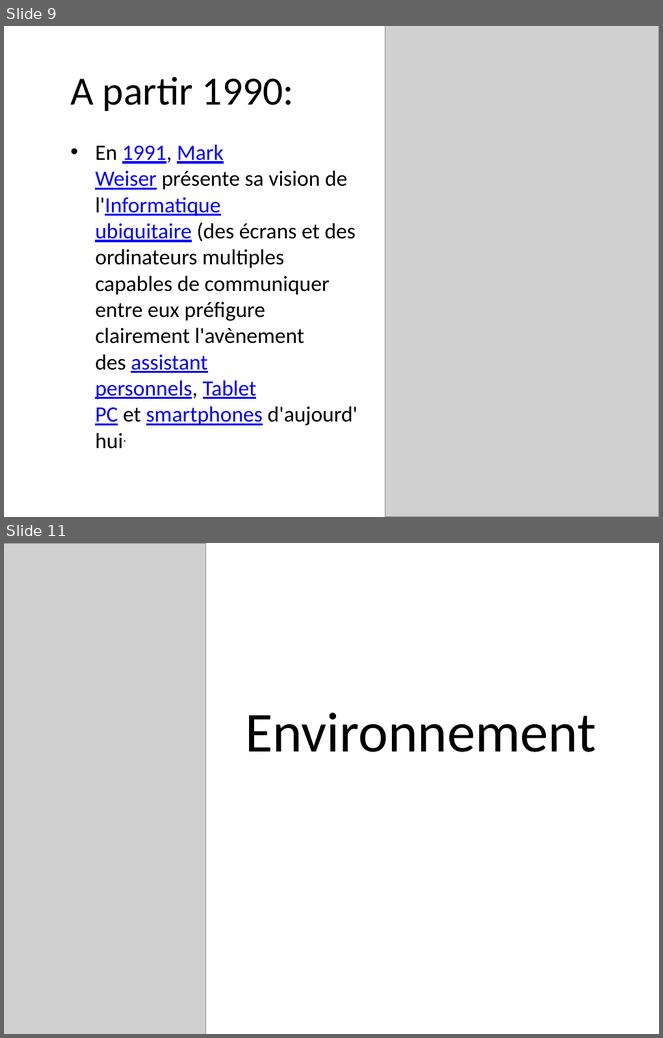
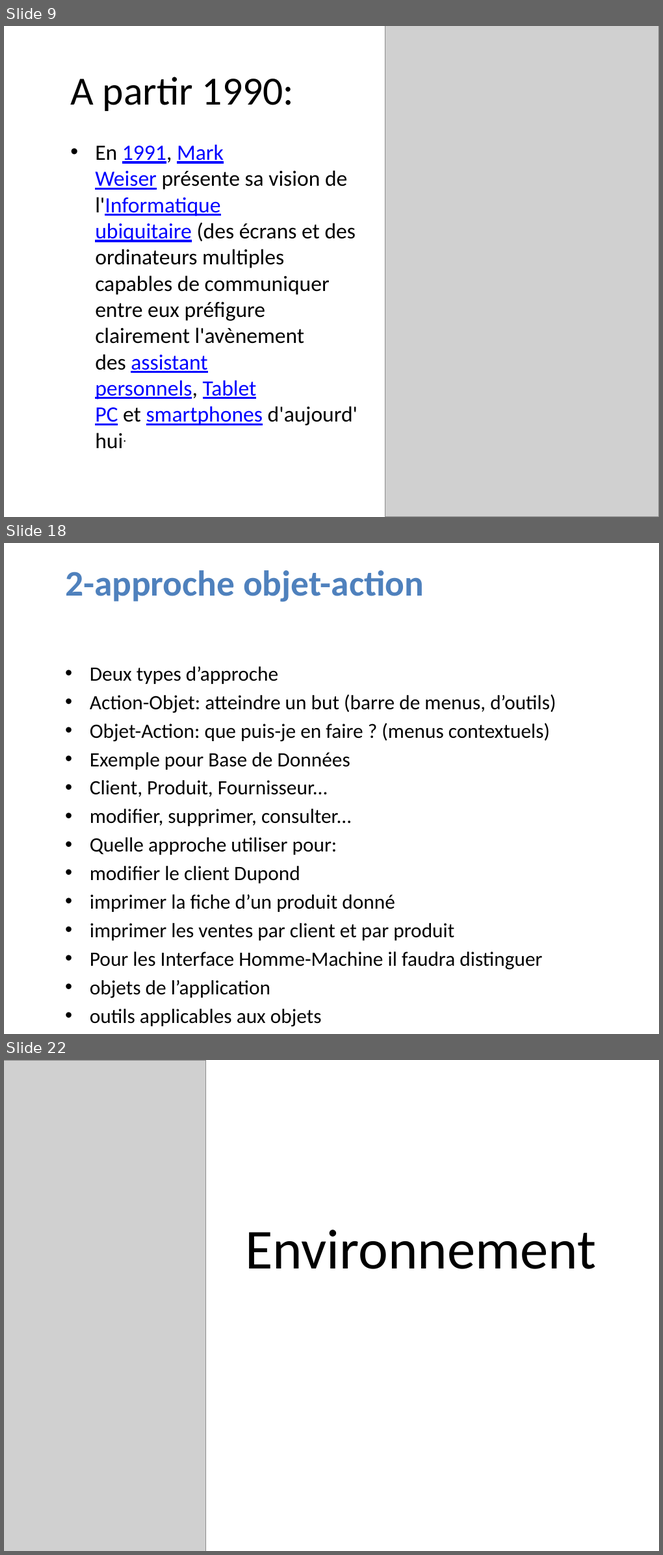
Before and after one commit to LucNtonga/IHM, a slide deck: INTERFACE.pptx. Shown one above the other, each under a label of ours: slides 9 and 11 before the commit, slides 9, 18 and 22 after it; the slides between them are not shown. The pictures are 663x1038 and 663x1555 pixels, drawn with LibreOffice and Linux fonts; fonts in the diff are those of the drawing; grey boxes stand for pictures; background and template pictures are left out. Boxes give left, top, right and bottom in pixels: in the first picture for what was removed or moved away, otherwise in the second. Text is boxed around its words. In the diff, an @@ line names an element or a change of style, - is before the commit and + after.

Commit message:
modif def

```diff
--- a/INTERFACE.pptx
+++ b/INTERFACE.pptx
@@ slide 18 added at box(4, 543, 659, 1034), background picture (left out) @@
@@ title added at box(65, 570, 424, 602), 39.6 pt, text #4F81BD, bold @@
+2-approche objet-action
@@ text added at box(90, 667, 556, 1027), 22.4 pt, text #000000 @@
+• Deux types d’approche
+• Action-Objet: atteindre un but (barre de menus, d’outils)
+• Objet-Action: que puis-je en faire ? (menus contextuels)
+• Exemple pour Base de Données
+• Client, Produit, Fournisseur...
+• modifier, supprimer, consulter...
+• Quelle approche utiliser pour:
+• modifier le client Dupond
+• imprimer la fiche d’un produit donné
+• imprimer les ventes par client et par produit
+• Pour les Interface Homme-Machine il faudra distinguer
+• objets de l’application
+• outils applicables aux objets
@@ what was slide 11 is now slide 22 @@
```
Also in this commit, not shown: 1 slide changed, 10 other slides added.
